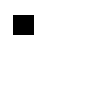
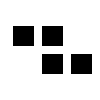
Comparing the layer stacks of the two 100px x 100px images. Changes:
removed layer "Rectangle 1" over [13, 15, 34, 26]
added layer "Z" above "Background" over [13, 26, 92, 74]
hid "Background" over [13, 15, 92, 74]
